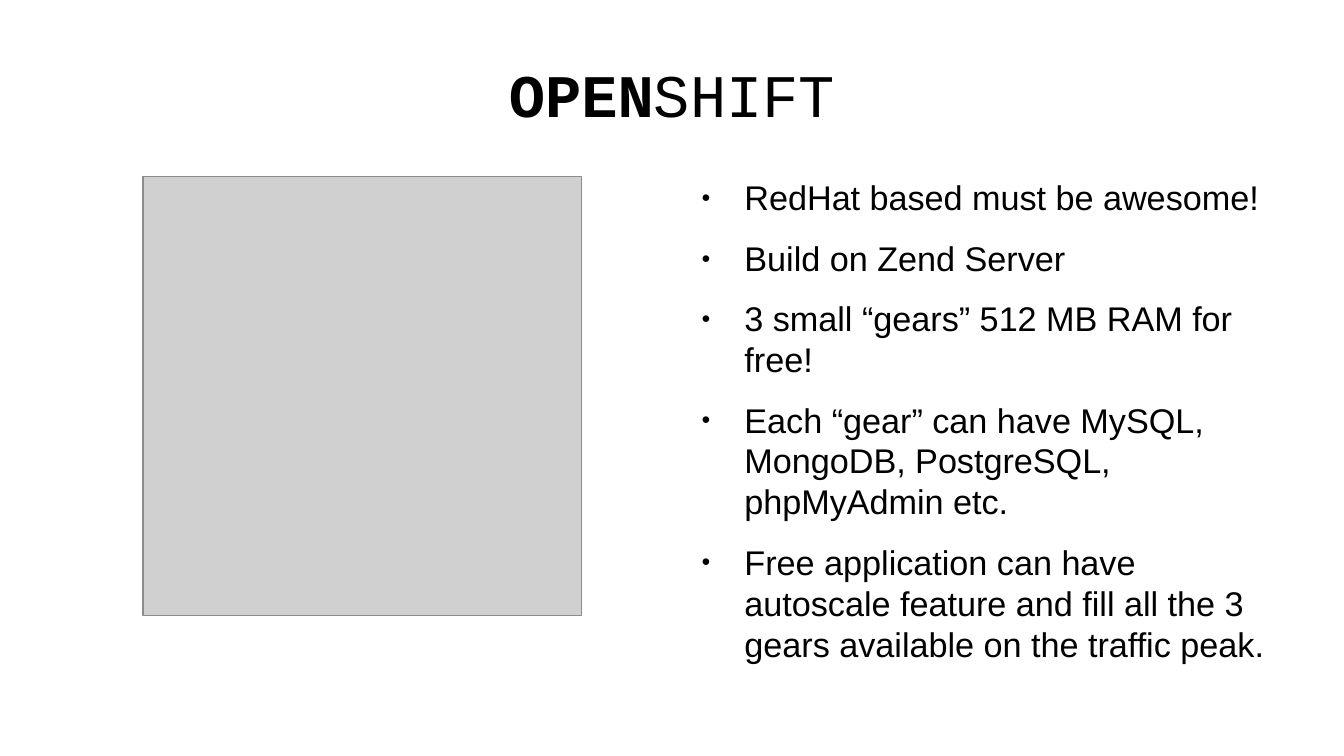
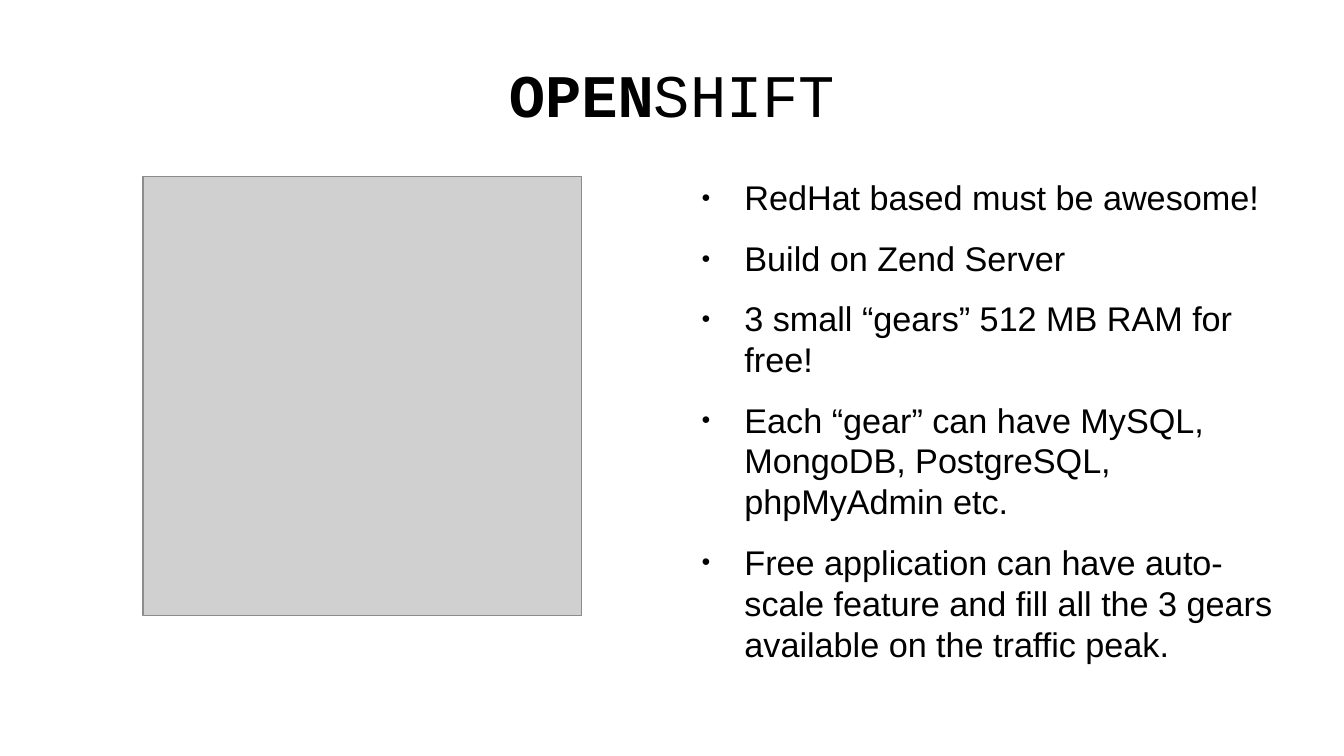
Before and after one commit to emgiezet/meetphp-8, a slide deck: slide 10 of presentation/presentation.odp. Drawn at 1344x756 pixels with LibreOffice and Linux fonts; fonts in the diff are those of the drawing; grey boxes stand for pictures; background and template pictures are left out. Boxes give left, top, right and bottom in pixels: in the first picture for what was removed or moved away, otherwise in the second. Text is boxed around its words. In the diff, an @@ line names an element or a change of style, - is before the commit and + after.

Commit message:
presentation

```diff
--- a/presentation/presentation.odp
+++ b/presentation/presentation.odp
@@ text at box(744, 550, 1273, 663): text changed @@
-● Free application can have autoscale feature and fill all the 3 gears available on the traffic peak.
+● Free application can have auto-scale feature and fill all the 3 gears available on the traffic peak.
```
Also in this commit, not shown: 7 other slides changed, 1 slide added, 1 slide removed.
